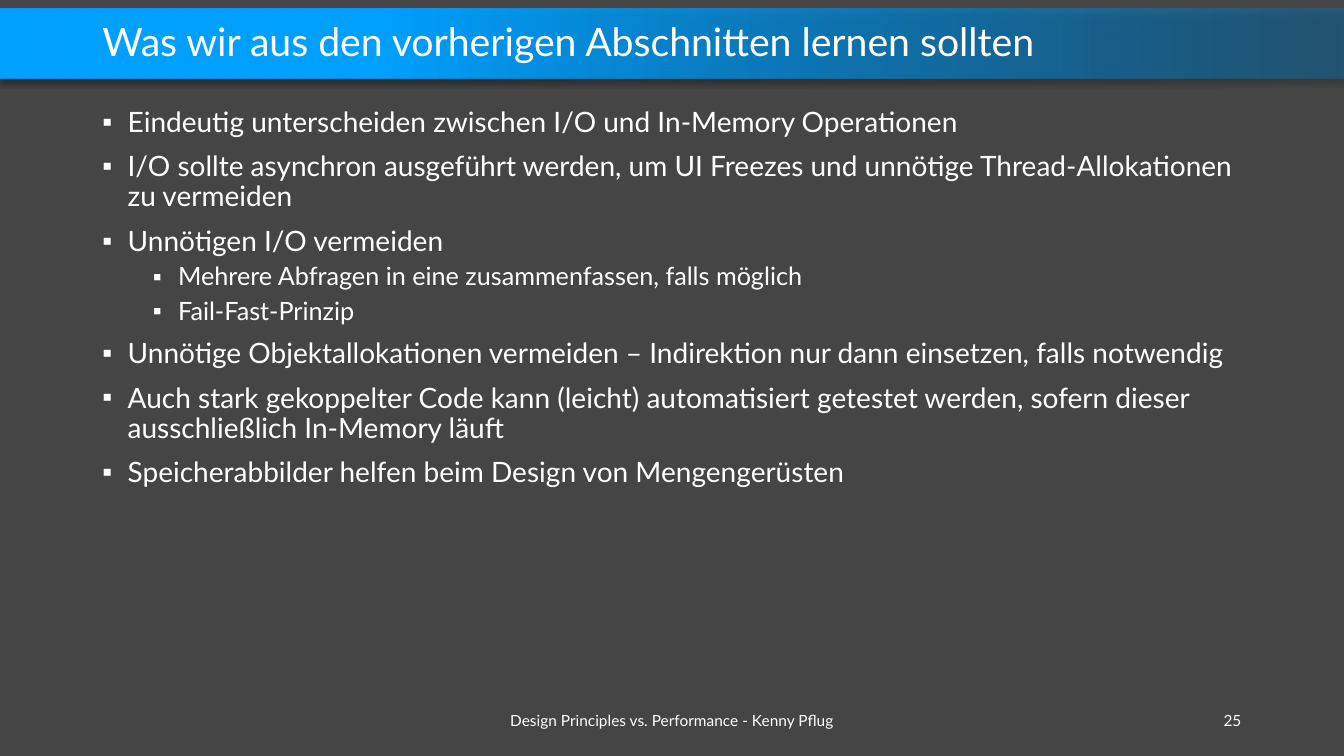
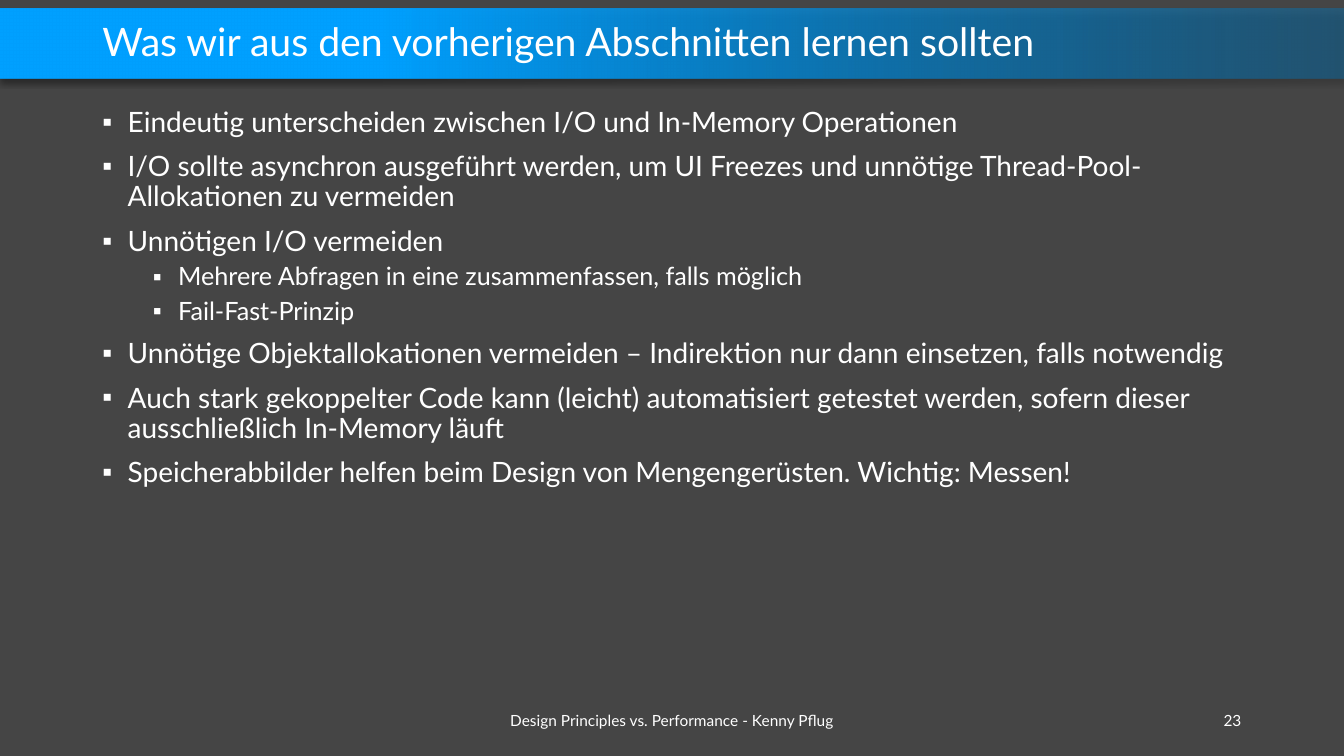
Before and after one commit to feO2x/Adc2021.DesignPrinciplesVsPerformance, a slide deck: slide 23 of Design Principles vs. Performance.pptx (slide 25 before the commit). Drawn at 1344x756 pixels with LibreOffice and Linux fonts; fonts in the diff are those of the drawing; background and template pictures are left out. Boxes give left, top, right and bottom in pixels: in the first picture for what was removed or moved away, otherwise in the second. Text is boxed around its words. In the diff, an @@ line names an element or a change of style, - is before the commit and + after.

Commit message:
finished slides

```diff
--- a/Design Principles vs. Performance.pptx
+++ b/Design Principles vs. Performance.pptx
@@ text at [128,155,1141,206]: text changed @@
-▪ I/O sollte asynchron ausgeführt werden, um UI Freezes und unnötige Thread-Allokationen zu vermeiden
+▪ I/O sollte asynchron ausgeführt werden, um UI Freezes und unnötige Thread-Pool-Allokationen zu vermeiden
@@ text at [128,461,1071,487]: text changed @@
-▪ Speicherabbilder helfen beim Design von Mengengerüsten
+▪ Speicherabbilder helfen beim Design von Mengengerüsten. Wichtig: Messen!
@@ page number at [1224,715,1242,726]: text changed @@
-25
+23
```
Also in this commit, not shown: 5 other slides changed, 1 slide added, 6 slides removed.
